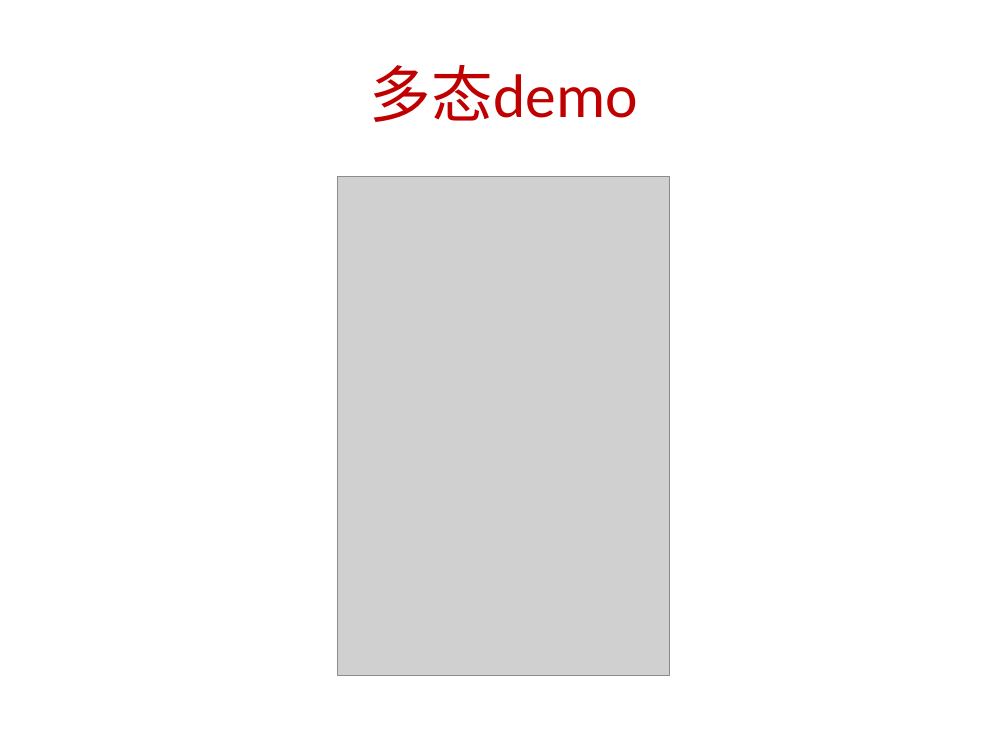
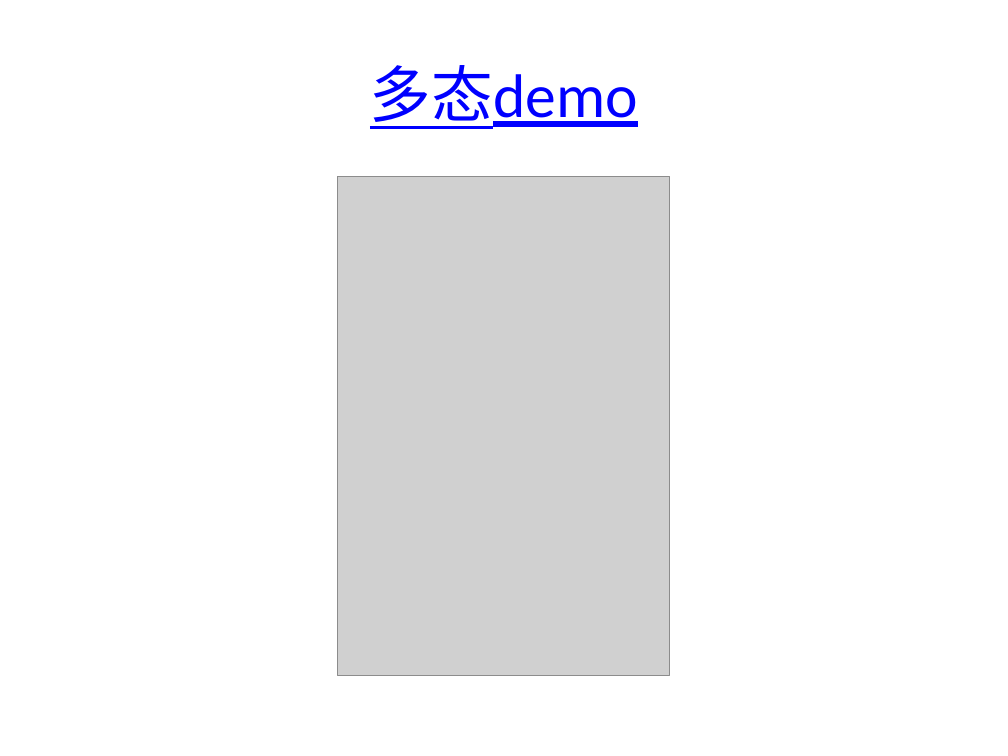
Before and after one commit to dirkliu/blog, a slide deck: slide 14 of Javascript面向对象编程.pptx (slide 11 before the commit). Drawn at 1008x756 pixels with LibreOffice and Linux fonts; fonts in the diff are those of the drawing; grey boxes stand for pictures. Boxes give left, top, right and bottom in pixels: in the first picture for what was removed or moved away, otherwise in the second. Text is boxed around its words. In the diff, an @@ line names an element or a change of style, - is before the commit and + after.

```diff
--- a/Javascript面向对象编程.pptx
+++ b/Javascript面向对象编程.pptx
@@ title "多态demo" at (370,65,638,129): text colour #C00000 to #0000FF, underline on @@
```
Also in this commit, not shown: 4 other slides changed, 3 slides added.
